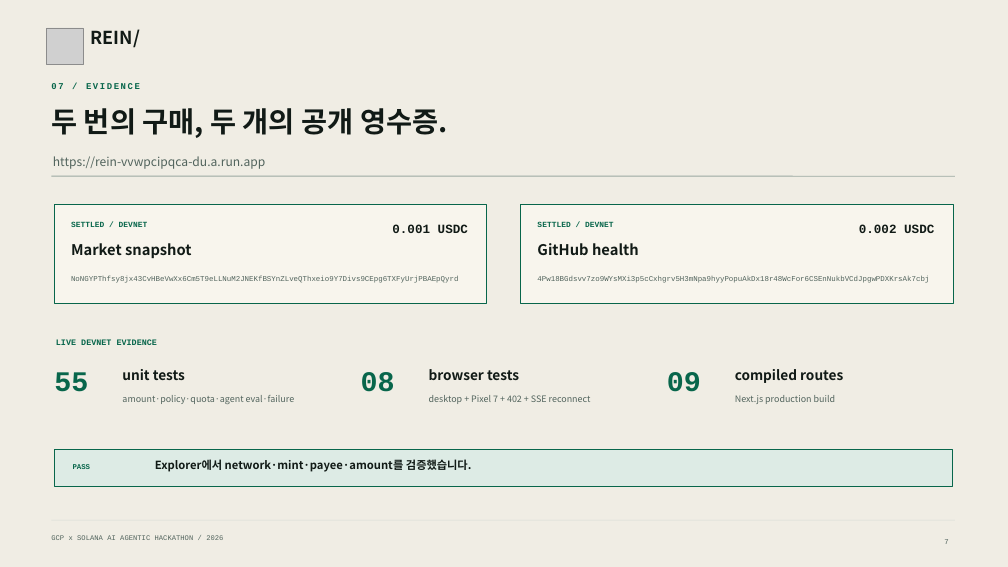
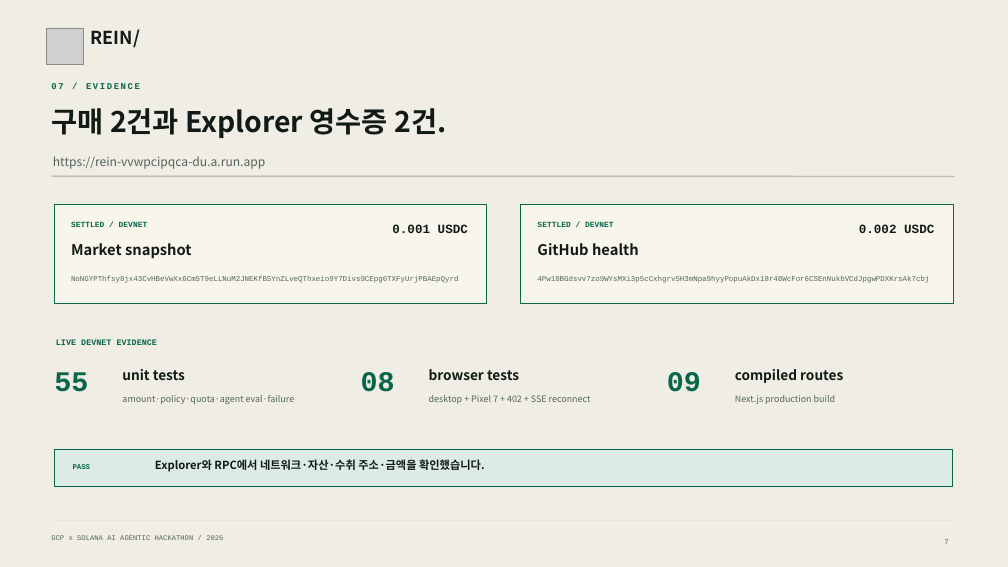
Before and after one commit to jeonsavvy/REIN, a slide deck: slide 7 of output/presentation/REIN-Hackathon-Deck.pptx. Drawn at 1008x567 pixels with LibreOffice and Linux fonts; fonts in the diff are those of the drawing; grey boxes stand for pictures. Boxes give left, top, right and bottom in pixels: in the first picture for what was removed or moved away, otherwise in the second. Text is boxed around its words. In the diff, an @@ line names an element or a change of style, - is before the commit and + after.

```diff
--- a/output/presentation/REIN-Hackathon-Deck.pptx
+++ b/output/presentation/REIN-Hackathon-Deck.pptx
@@ text at [51,108,446,138]: text changed @@
-두 번의 구매, 두 개의 공개 영수증.
+구매 2건과 Explorer 영수증 2건.
@@ text at [155,459,485,472]: text changed @@
-Explorer에서 network·mint·payee·amount를 검증했습니다.
+Explorer와 RPC에서 네트워크·자산·수취 주소·금액을 확인했습니다.
```
Also in this commit, not shown: 7 other slides changed, 30 other files.
